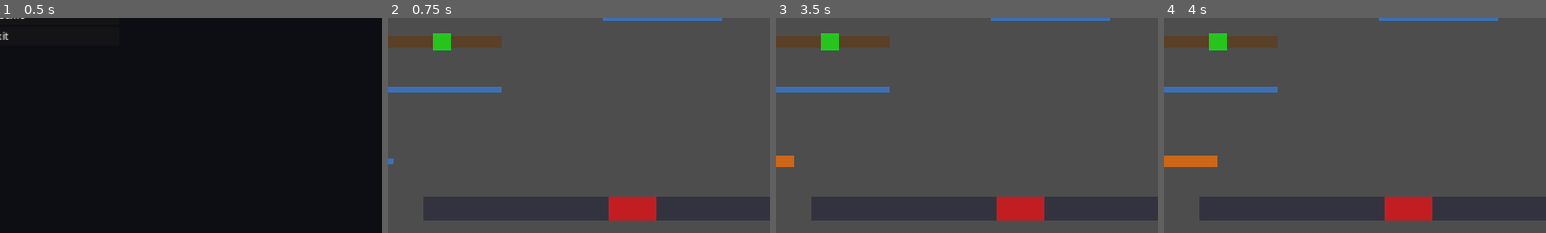
Above: before the commit, frames 1-4 (left to right).
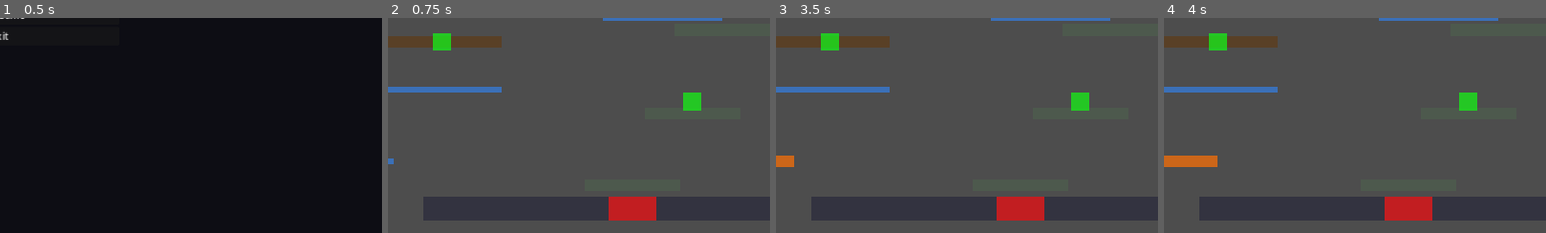
Above: after the commit, the same moments.

Repository: Teatree/ai_server_loc
Game: Godot game, scene res://scenes/title_screen.tscn
The game is run twice, just before and just after one commit, with the same random seed, the same clock (stepped at 60 frames per second) and the same inputs.
Inputs (mouse positions are % of the whole screen's width and height, from its top left):
- Up to frame 1 (0.5 s): no input
- Up to frame 2 (0.75 s): click "New Game" at 0.5 s
- Up to frame 3 (3.5 s): click "Return to Title" at 1.25 s; click "New Game" at 2 s; tap Enter at 2.75 s; move the mouse to (72, 45) at 2.77 s; hold S (aim_down) from 2.78 s (still down); tap Space (jump) at 3.02 s
- Up to frame 4 (4 s): move the mouse to (30, 55) at 3.52 s; release S (aim_down) at 3.53 s; tap A (aim_left) at 3.6 s; tap Space (jump) at 3.77 s
The pictures show only the part of the screen within x 50-100%, y 50-100%; the shares and areas given below are measured in that part.

Frame 1 is identical in both runs. In frame 2, 0.4% of the frame differs, in the area x 77-82%, y 34-44%; in frame 3, 0.4%; in frame 4, 0.4%.
Error in both runs: Invalid assignment of property or key 'velocity' with value of type 'Vector2' on a base object of type 'Nil'. (res://scripts/player/movement_controller.gd:97)

Commit message:
story(S06C): finish arena spawn points and side route

Diff:
--- a/scenes/levels/placeholder_level.tscn
+++ b/scenes/levels/placeholder_level.tscn
@@ -6,6 +6,7 @@
 [ext_resource type="Script" path="res://scripts/components/moving_platform.gd" id="4_m"]
 [ext_resource type="Script" path="res://scripts/components/hazard.gd" id="5_h"]
 [ext_resource type="Script" path="res://scripts/components/pickup.gd" id="6_p"]
+[ext_resource type="Script" path="res://scripts/enemies/spawn_marker.gd" id="7_s"]
 
 [sub_resource type="RectangleShape2D" id="Rect2D_ground1"]
 size = Vector2(500, 40)
@@ -44,6 +45,18 @@
 size = Vector2(80, 40)
 
 [sub_resource type="RectangleShape2D" id="Rect2D_pickup"]
+size = Vector2(30, 30)
+
+[sub_resource type="RectangleShape2D" id="Rect2D_side_start"]
+size = Vector2(160, 20)
+
+[sub_resource type="RectangleShape2D" id="Rect2D_side_mid"]
+size = Vector2(160, 20)
+
+[sub_resource type="RectangleShape2D" id="Rect2D_side_rejoin"]
+size = Vector2(160, 20)
+
+[sub_resource type="RectangleShape2D" id="Rect2D_side_pickup"]
 size = Vector2(30, 30)
 
 [node name="PlaceholderLevel" type="Node2D"]
@@ -235,6 +248,61 @@
 offset_bottom = -20.0
 text = "Return to Title"
 
+[node name="SideRouteStart" type="StaticBody2D" parent="."]
+position = Vector2(1050, 640)
+
+[node name="CollisionShape2D" type="CollisionShape2D" parent="SideRouteStart"]
+shape = SubResource("Rect2D_side_start")
+
+[node name="ColorRect" type="ColorRect" parent="SideRouteStart"]
+offset_left = -80.0
+offset_top = -10.0
+offset_right = 80.0
+offset_bottom = 10.0
+color = Color(0.3, 0.35, 0.3, 1)
+
+[node name="SideRouteMid" type="StaticBody2D" parent="."]
+position = Vector2(1150, 520)
+
+[node name="CollisionShape2D" type="CollisionShape2D" parent="SideRouteMid"]
+shape = SubResource("Rect2D_side_mid")
+
+[node name="ColorRect" type="ColorRect" parent="SideRouteMid"]
+offset_left = -80.0
+offset_top = -10.0
+offset_right = 80.0
+offset_bottom = 10.0
+color = Color(0.3, 0.35, 0.3, 1)
+
+[node name="SideRouteRejoin" type="StaticBody2D" parent="."]
+position = Vector2(1200, 380)
+
+[node name="CollisionShape2D" type="CollisionShape2D" parent="SideRouteRejoin"]
+shape = SubResource("Rect2D_side_rejoin")
+
+[node name="ColorRect" type="ColorRect" parent="SideRouteRejoin"]
+offset_left = -80.0
+offset_top = -10.0
+offset_right = 80.0
+offset_bottom = 10.0
+color = Color(0.3, 0.35, 0.3, 1)
+
+[node name="SideRoutePickup" type="Area2D" parent="."]
+position = Vector2(1150, 500)
+script = ExtResource("6_p")
+collision_layer = 6
+collision_mask = 1
+
+[node name="CollisionShape2D" type="CollisionShape2D" parent="SideRoutePickup"]
+shape = SubResource("Rect2D_side_pickup")
+
+[node name="ColorRect" type="ColorRect" parent="SideRoutePickup"]
+offset_left = -15.0
+offset_top = -15.0
+offset_right = 15.0
+offset_bottom = 15.0
+color = Color(0.1, 0.9, 0.1, 0.8)
+
 [node name="ExitZone" type="Area2D" parent="."]
 position = Vector2(1220, 300)
 
@@ -243,3 +311,21 @@
 
 [node name="ExitMarker" type="Marker2D" parent="."]
 position = Vector2(1220, 260)
+
+[node name="EnemySpawnShambler_A" type="Marker2D" parent="."]
+position = Vector2(300, 640)
+script = ExtResource("7_s")
+
+[node name="EnemySpawnShambler_B" type="Marker2D" parent="."]
+position = Vector2(900, 640)
+script = ExtResource("7_s")
+
+[node name="EnemySpawnRanged_A" type="Marker2D" parent="."]
+position = Vector2(730, 380)
+script = ExtResource("7_s")
+category = "ranged"
+enemy_type = "ranged"
+
+[node name="EnemySpawnShambler_C" type="Marker2D" parent="."]
+position = Vector2(1100, 260)
+script = ExtResource("7_s")
--- /dev/null
+++ b/scripts/enemies/spawn_marker.gd
@@ -0,0 +1,6 @@
+extends Marker2D
+class_name SpawnMarker
+
+@export var category: StringName = &"shambler"
+@export var enemy_type: StringName = &"shambler"
+@export var active: bool = true
--- a/tests/run_tests.gd
+++ b/tests/run_tests.gd
@@ -44,6 +44,9 @@
 	_test_moving_platform_follows_path()
 	_test_hazard_damages_player_through_contract()
 	_test_pickup_applies_once_and_cleans_up()
+	_test_enemy_spawn_markers_are_categorized()
+	_test_side_route_rejoins_safely()
+	_test_integrated_arena_playability()
 	set_process(true)
 
 func _process(delta: float) -> void:
@@ -595,6 +598,62 @@
 	player.free()
 
 
+func _test_enemy_spawn_markers_are_categorized() -> void:
+	var level: Node2D = _load_level_scene()
+	var shambler_a: Marker2D = level.get_node_or_null("EnemySpawnShambler_A") as Marker2D
+	var shambler_b: Marker2D = level.get_node_or_null("EnemySpawnShambler_B") as Marker2D
+	var ranged_a: Marker2D = level.get_node_or_null("EnemySpawnRanged_A") as Marker2D
+	var shambler_c: Marker2D = level.get_node_or_null("EnemySpawnShambler_C") as Marker2D
+	_assert(shambler_a != null, "level should have shambler spawn A")
+	_assert(shambler_b != null, "level should have shambler spawn B")
+	_assert(ranged_a != null, "level should have ranged spawn A")
+	_assert(shambler_c != null, "level should have shambler spawn C")
+	_assert(shambler_a.category == &"shambler", "shambler spawn A should be categorized")
+	_assert(ranged_a.category == &"ranged", "ranged spawn A should be categorized")
+	level.free()
+
+
+func _test_side_route_rejoins_safely() -> void:
+	var level: Node2D = _load_level_scene()
+	var side_start: StaticBody2D = level.get_node_or_null("SideRouteStart") as StaticBody2D
+	var side_mid: StaticBody2D = level.get_node_or_null("SideRouteMid") as StaticBody2D
+	var side_rejoin: StaticBody2D = level.get_node_or_null("SideRouteRejoin") as StaticBody2D
+	var exit_zone: Area2D = level.get_node_or_null("ExitZone") as Area2D
+	_assert(side_start != null, "side route should have an entrance")
+	_assert(side_mid != null, "side route should have a middle platform")
+	_assert(side_rejoin != null, "side route should have a rejoin point")
+	_assert(side_rejoin.position.y > exit_zone.position.y - 100.0, "rejoin should be above exit for safe descent")
+	_assert(side_rejoin.position.x < exit_zone.position.x + 100.0, "rejoin should be within exit reach")
+	level.free()
+
+
+func _test_integrated_arena_playability() -> void:
+	var level: Node2D = _load_level_scene()
+	var player: CharacterBody2D = level.get_node_or_null("Player") as CharacterBody2D
+	var checkpoint: Checkpoint = level.get_node_or_null("Checkpoint") as Checkpoint
+	var hazard: Hazard = level.get_node_or_null("Hazard") as Hazard
+	var pickup: Pickup = level.get_node_or_null("HealthPickup") as Pickup
+	var exit_zone: Area2D = level.get_node_or_null("ExitZone") as Area2D
+	var side_rejoin: StaticBody2D = level.get_node_or_null("SideRouteRejoin") as StaticBody2D
+	_assert(player != null, "player should exist")
+	_assert(checkpoint != null, "checkpoint should exist")
+	_assert(hazard != null, "hazard should exist")
+	_assert(pickup != null, "pickup should exist")
+	_assert(exit_zone != null, "exit should exist")
+	_assert(side_rejoin != null, "side route should rejoin critical path")
+	_assert(player.has_method("respawn"), "player should support respawn")
+	checkpoint.activated.emit(checkpoint.global_position)
+	_assert(player._last_checkpoint == checkpoint.global_position, "checkpoint activation should set respawn point")
+	player.global_position = Vector2(9999, 9999)
+	var mc: MovementController = MovementController.new()
+	mc.body = player
+	player.movement_controller = mc
+	player.respawn()
+	_assert(player.global_position == checkpoint.global_position, "respawn should work after checkpoint")
+	_assert(player._respawn_invulnerability > 0.0, "respawn should grant invulnerability")
+	level.free()
+
+
 func _load_level_scene() -> Node2D:
 	var packed: PackedScene = load("res://scenes/levels/placeholder_level.tscn")
 	var instance: Node2D = packed.instantiate()
